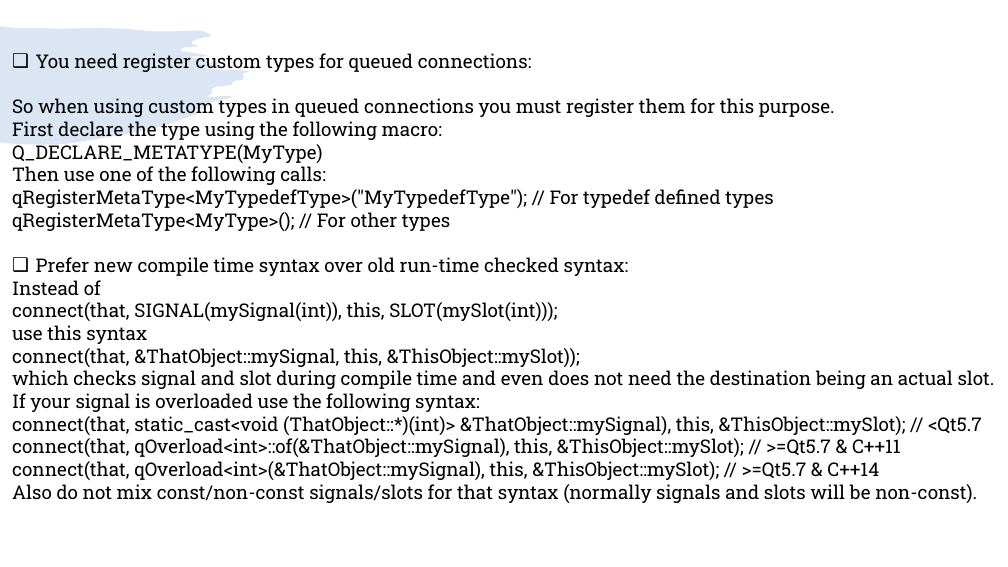
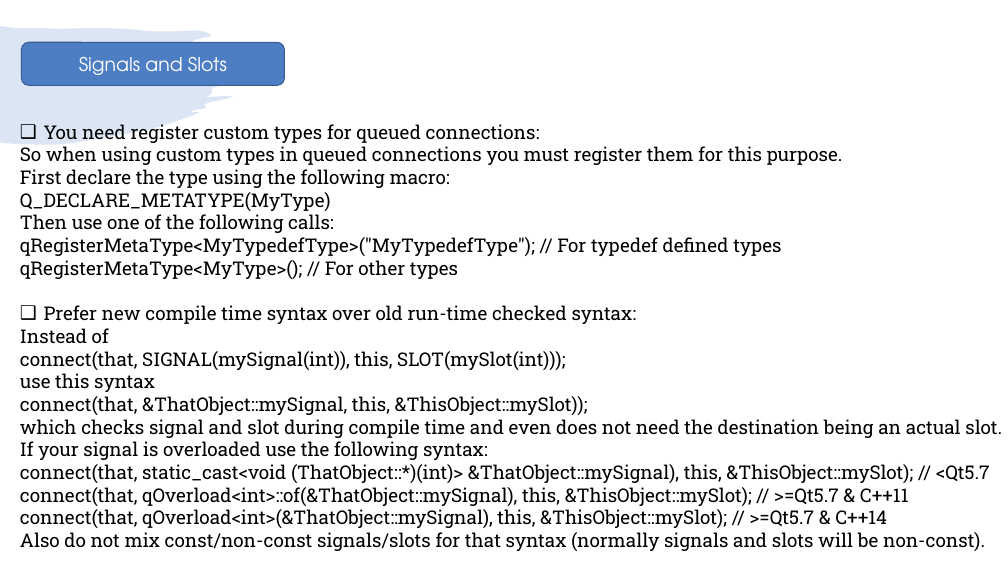
Before and after one commit to girishlande/QtProjects, a slide deck: slide 8 of learnings.pptx (slide 7 before the commit). Drawn at 1008x567 pixels with LibreOffice and Linux fonts; fonts in the diff are those of the drawing. Boxes give left, top, right and bottom in pixels: in the first picture for what was removed or moved away, otherwise in the second. Text is boxed around its words. In the diff, an @@ line names an element or a change of style, - is before the commit and + after.

```diff
--- a/learnings.pptx
+++ b/learnings.pptx
@@ rounded rectangle added at (x1=21, y1=42, x2=284, y2=85), fill #4D7DC3, outline #395C90 1 pt, 18 pt, text #FFFFFF @@
+Signals and Slots
@@ text "You need register custom types ..." rewrapped from (x1=12, y1=53, x2=995, y2=503) to (x1=20, y1=124, x2=1002, y2=551) @@
```
Also in this commit, not shown: 9 other slides changed, 16 slides added.
